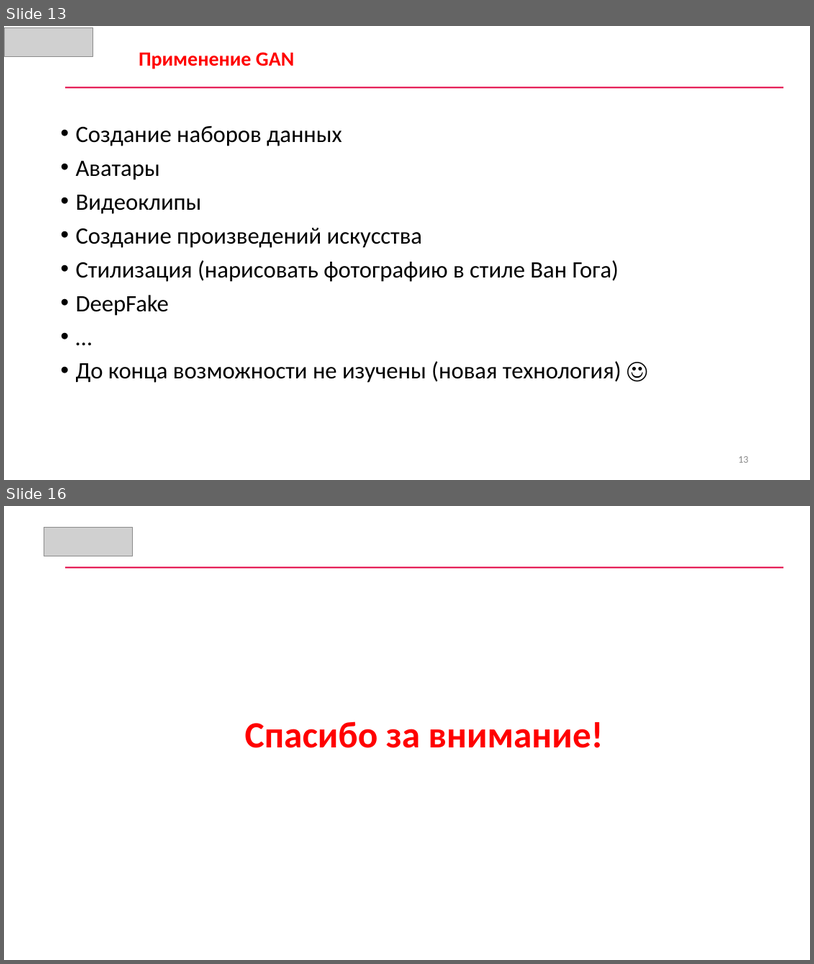
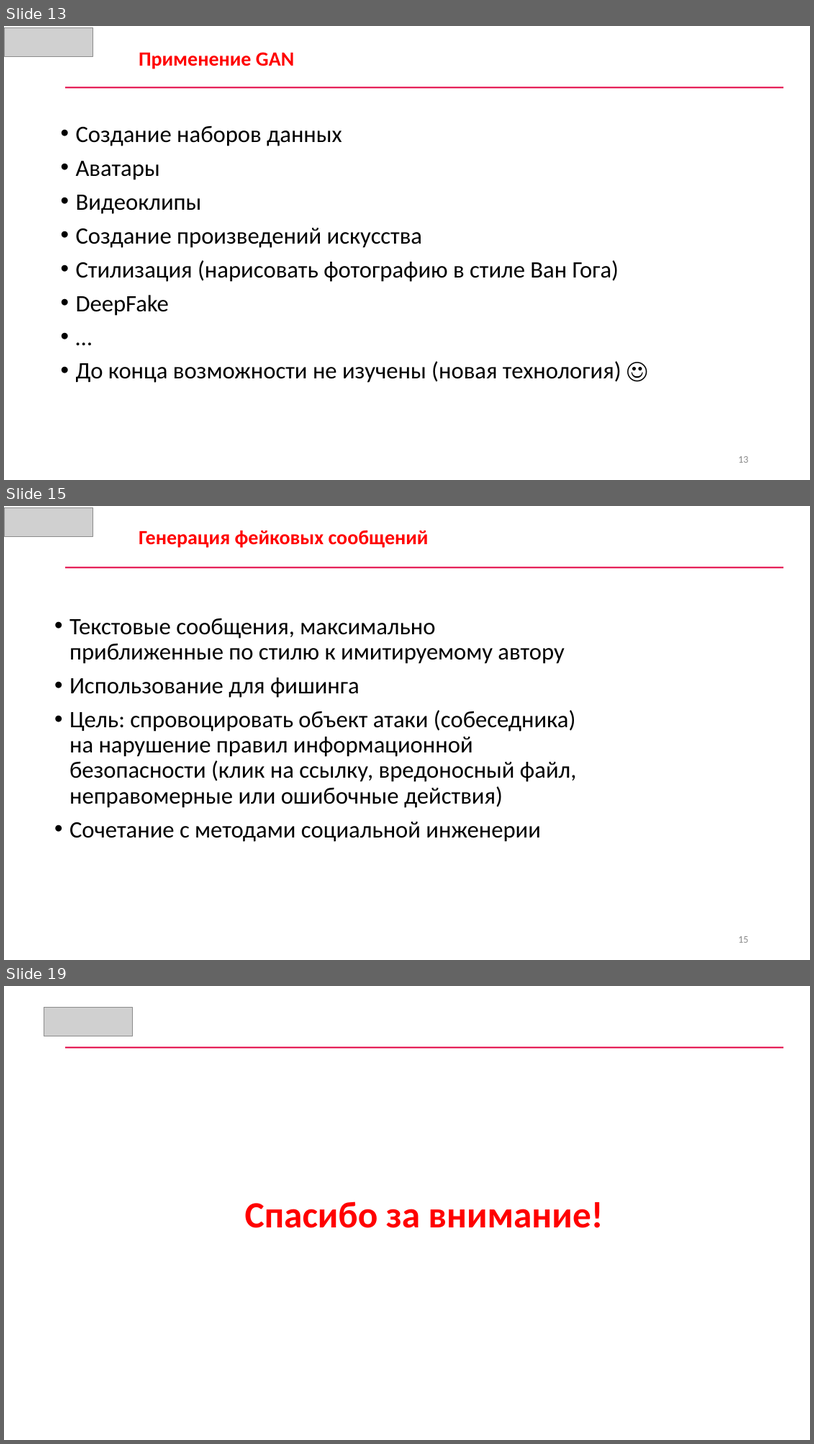
Before and after one commit to CyberLympha/AI-for-IS-Course, a slide deck: Лекции/Состязательные модели в ИБ.pptx. Shown one above the other, each under a label of ours: slides 13 and 16 before the commit, slides 13, 15 and 19 after it; the slides between them are not shown. The pictures are 814x964 and 814x1444 pixels, drawn with LibreOffice and Linux fonts; fonts in the diff are those of the drawing; grey boxes stand for pictures. Boxes give left, top, right and bottom in pixels: in the first picture for what was removed or moved away, otherwise in the second. Text is boxed around its words. In the diff, an @@ line names an element or a change of style, - is before the commit and + after.

```diff
--- a/Лекции/Состязательные модели в ИБ.pptx
+++ b/Лекции/Состязательные модели в ИБ.pptx
@@ slide 15 added at [4, 506, 810, 960], background #FFFFFF @@
@@ picture added at [4, 508, 93, 537] @@
@@ text added at [139, 530, 429, 548], 24 pt, text #FF0000, bold @@
+Генерация фейковых сообщений
@@ rectangle added at [65, 567, 784, 569], fill #E20443 @@
@@ text added at [70, 618, 576, 842], 28 pt, text #000000 @@
+• Текстовые сообщения, максимально приближенные по стилю к имитируемому автору
+• Использование для фишинга
+• Цель: спровоцировать объект атаки (собеседника) на нарушение правил информационной безопасности (клик на ссылку, вредоносный файл, неправомерные или ошибочные действия)
+• Сочетание с методами социальной инженерии
@@ page number added at [738, 936, 748, 942], 12 pt, text #8C8C8C @@
+15
@@ what was slide 16 is now slide 19 @@
```
Also in this commit, not shown: 8 slides changed, 2 other slides added, 1 other file.
